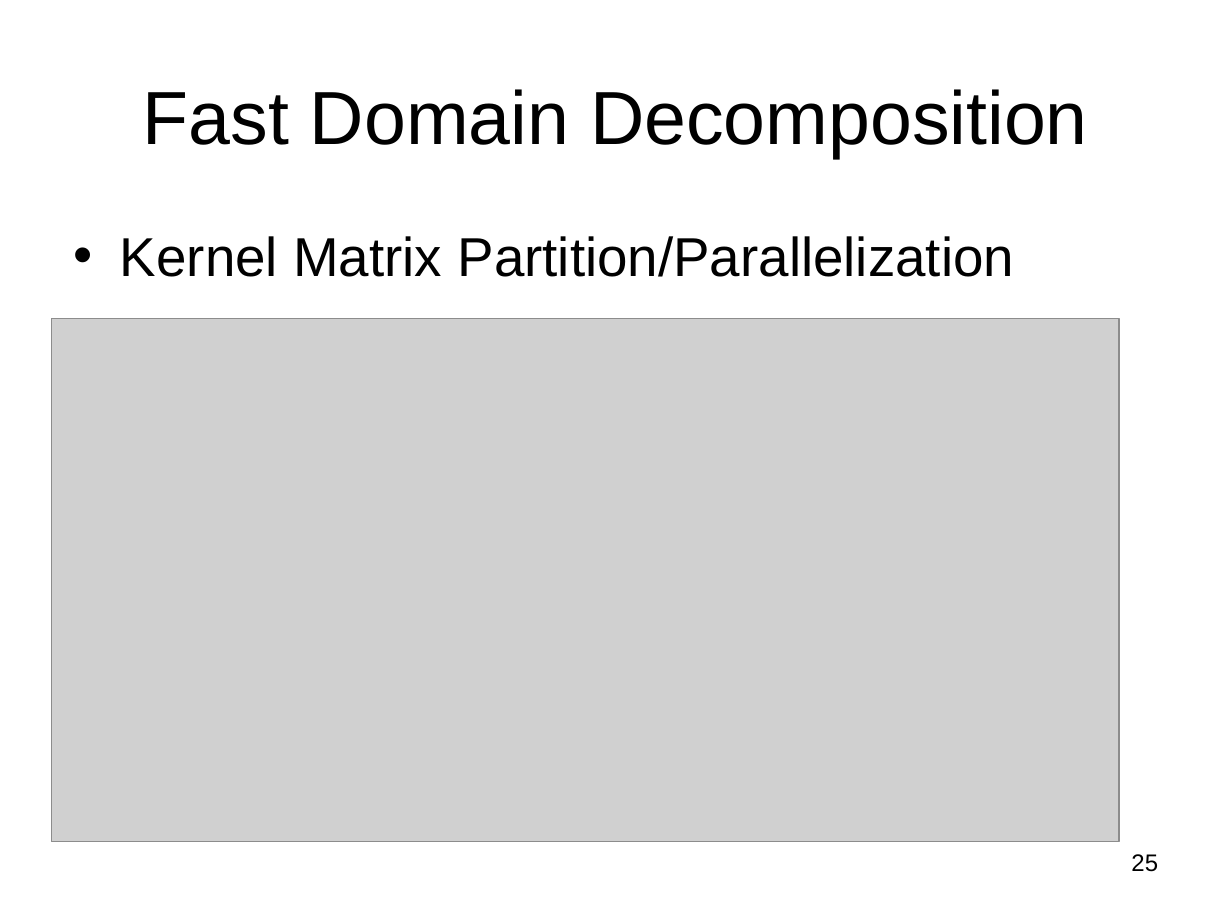
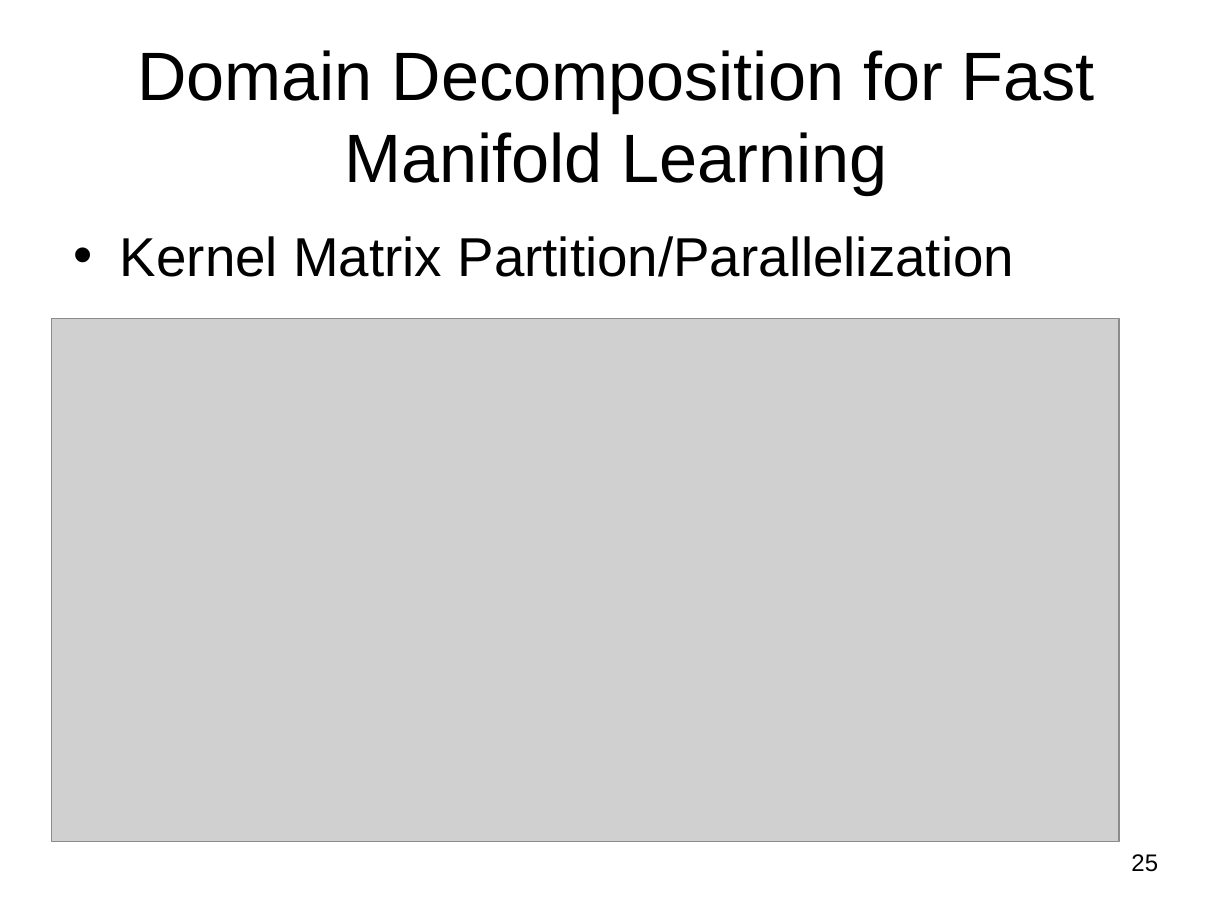
Before and after one commit to subailong/mlpack, a slide deck: slide 25 of fastlib/u/nvasil/docs/proposal/proposal.ppt. Drawn at 1232x924 pixels with LibreOffice and Linux fonts; fonts in the diff are those of the drawing; grey boxes stand for pictures. Boxes give left, top, right and bottom in pixels: in the first picture for what was removed or moved away, otherwise in the second. Text is boxed around its words. In the diff, an @@ line names an element or a change of style, - is before the commit and + after.

```diff
--- a/fastlib/u/nvasil/docs/proposal/proposal.ppt
+++ b/fastlib/u/nvasil/docs/proposal/proposal.ppt
@@ title at [137,50,1095,194]: text changed; size 44 to 40 pt @@
-Fast Domain Decomposition
+Domain Decomposition for Fast Manifold Learning
```
Also in this commit, not shown: 4 other slides changed.
